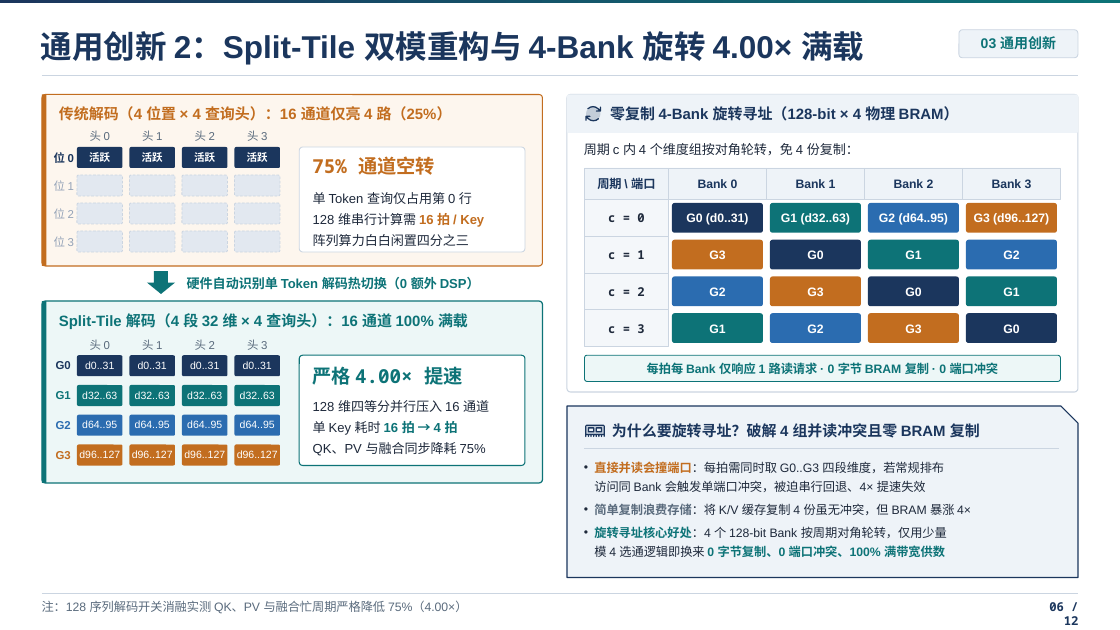
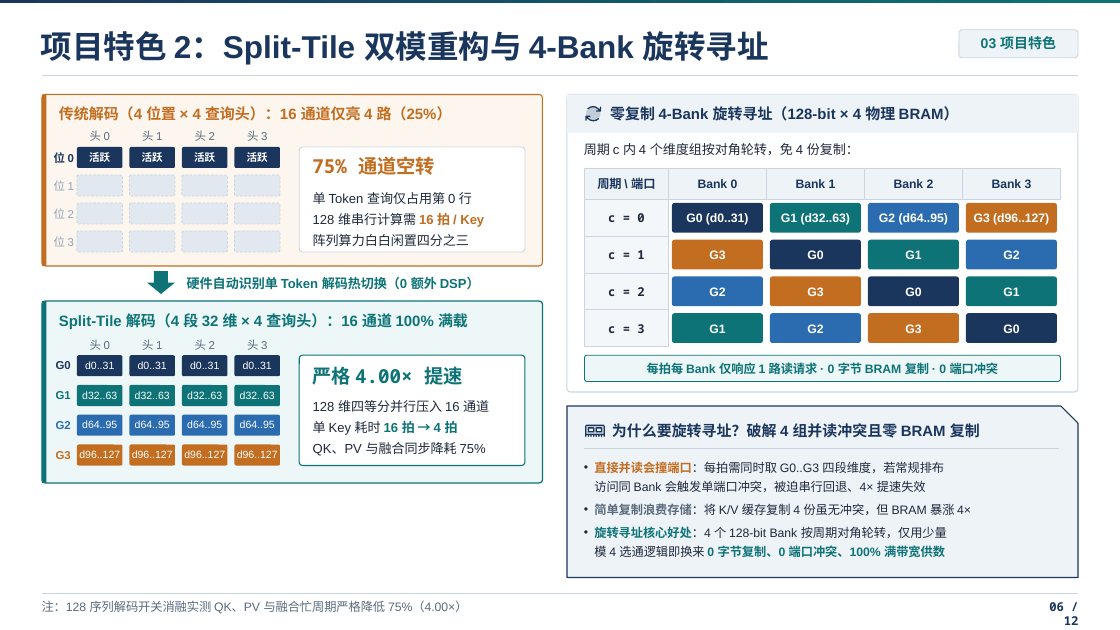
Before and after one commit to seuNahida/FPT26, a slide deck: slide 6 of fpt26_cn_finals_gqa_v46_20261119_215010.pptx. Drawn at 1120x630 pixels with LibreOffice and Linux fonts; fonts in the diff are those of the drawing. Boxes give left, top, right and bottom in pixels: in the first picture for what was removed or moved away, otherwise in the second. Text is boxed around its words. In the diff, an @@ line names an element or a change of style, - is before the commit and + after.

```diff
--- a/fpt26_cn_finals_gqa_v46_20261119_215010.pptx
+++ b/fpt26_cn_finals_gqa_v46_20261119_215010.pptx
@@ text at (41,31,769,64): text changed @@
-通用创新 2：Split-Tile 双模重构与 4-Bank 旋转 4.00× 满载
+项目特色 2：Split-Tile 双模重构与 4-Bank 旋转寻址
@@ text at (981,36,1056,50): text changed @@
-03 通用创新
+03 项目特色
```
Also in this commit, not shown: 6 other slides changed.
